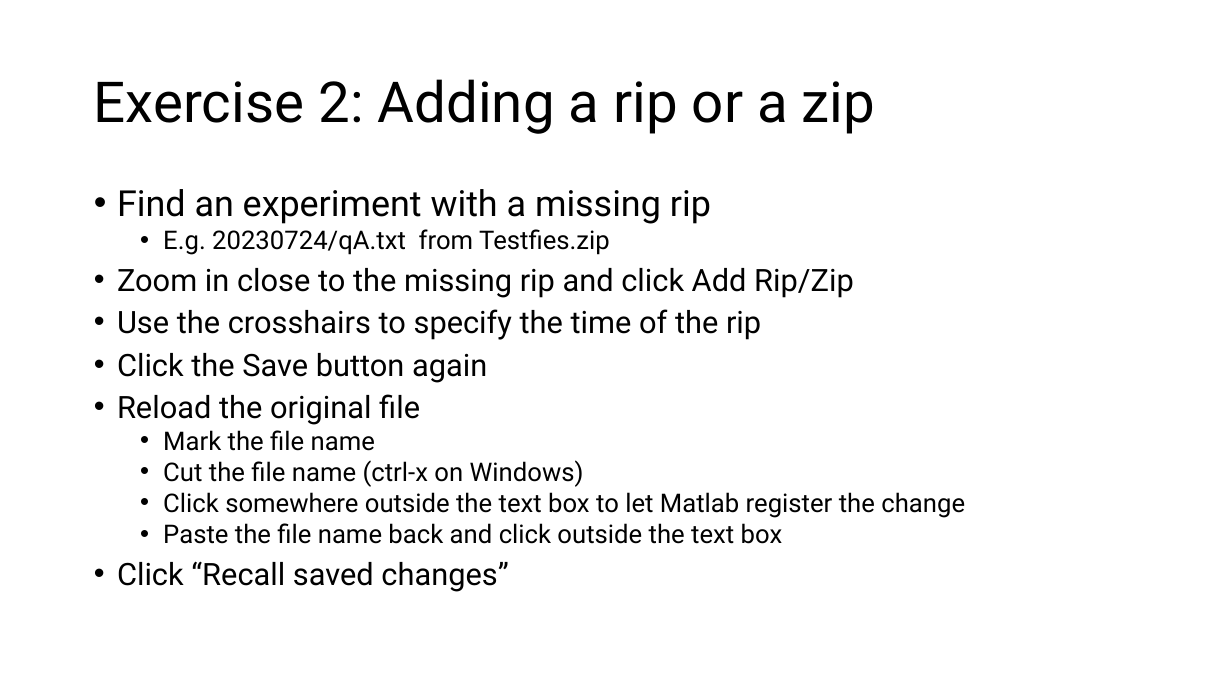
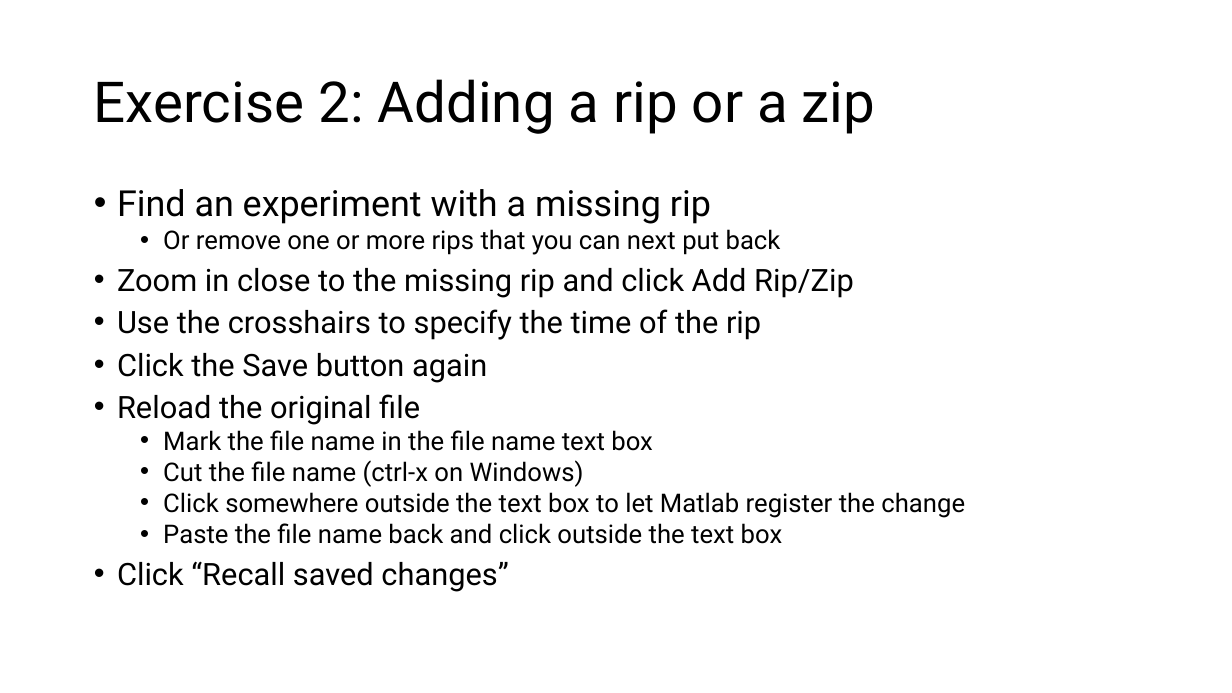
Before and after one commit to are-mj/OpticalTweezers, a slide deck: slide 15 of Summer school 2024/Exercises.pptx. Drawn at 1232x693 pixels with LibreOffice and Linux fonts; fonts in the diff are those of the drawing. Boxes give left, top, right and bottom in pixels: in the first picture for what was removed or moved away, otherwise in the second. Text is boxed around its words. In the diff, an @@ line names an element or a change of style, - is before the commit and + after.

```diff
--- a/Summer school 2024/Exercises.pptx
+++ b/Summer school 2024/Exercises.pptx
@@ text at box(163, 229, 781, 255): text changed @@
-  • E.g. 20230724/qA.txt from Testfies.zip
+  • Or remove one or more rips that you can next put back
@@ text at box(163, 430, 653, 451): text changed @@
-  • Mark the file name
+  • Mark the file name in the file name text box
```
Also in this commit, not shown: 3 other slides changed, 2 slides added.
